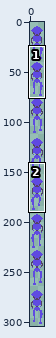
Two versions of one sprite sheet, RBGNature/Content/Sprites/mc/mc_run_front.png. The first picture is a wide view before the edit; the outline marks the close-up.
Close-up. The starting point:
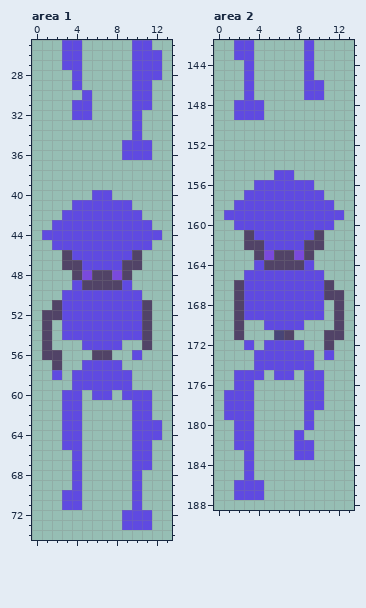
The file is 14x304 pixels. Shown: area 1: x 0..13, y 25..74; area 2: x 0..13, y 142..188. The commit also changed other parts of the picture, which this record leaves out.
The result:
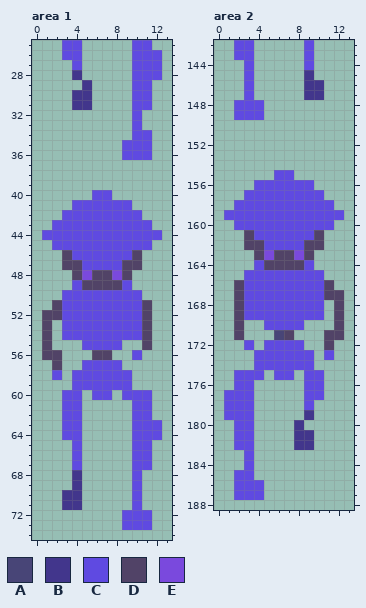
Palette (. is transparent): A #484577  B #42368c  C #5f4ae1  D #514367  E #7a49dd
What changed:
Area 1:
y 27: x 3 C -> .
y 28: x 4 C -> B
y 29: x 4..5 C. -> .B
y 30: x 4..5 .C -> BB
y 31: x 4..5 CC -> BB
y 32: x 4..5 CC -> ..
y 34: x 11 . -> C
y 65: x 3 C -> .
y 68..69: x 4 C -> B
y 70..71: x 3..4 CC -> BB
Area 2:
y 145: x 9 C -> B
y 146..147: x 9..10 CC -> BB
y 178: x 10 C -> .
y 179: x 9 C -> B
y 180: x 8..9 .C -> B.
y 181: x 8..9 C. -> BB
y 182: x 8..9 CC -> BB
y 183: x 8..9 CC -> ..
y 185: x 2 . -> C
Changed places in both close-ups, as pixel boxes (x1, y1, x2, y2):
changed: (62, 60, 92, 120)
added: (142, 130, 152, 140)
changed: (62, 440, 82, 510)
changed: (304, 70, 324, 100)
changed: (294, 400, 324, 460)
added: (234, 470, 244, 480)
